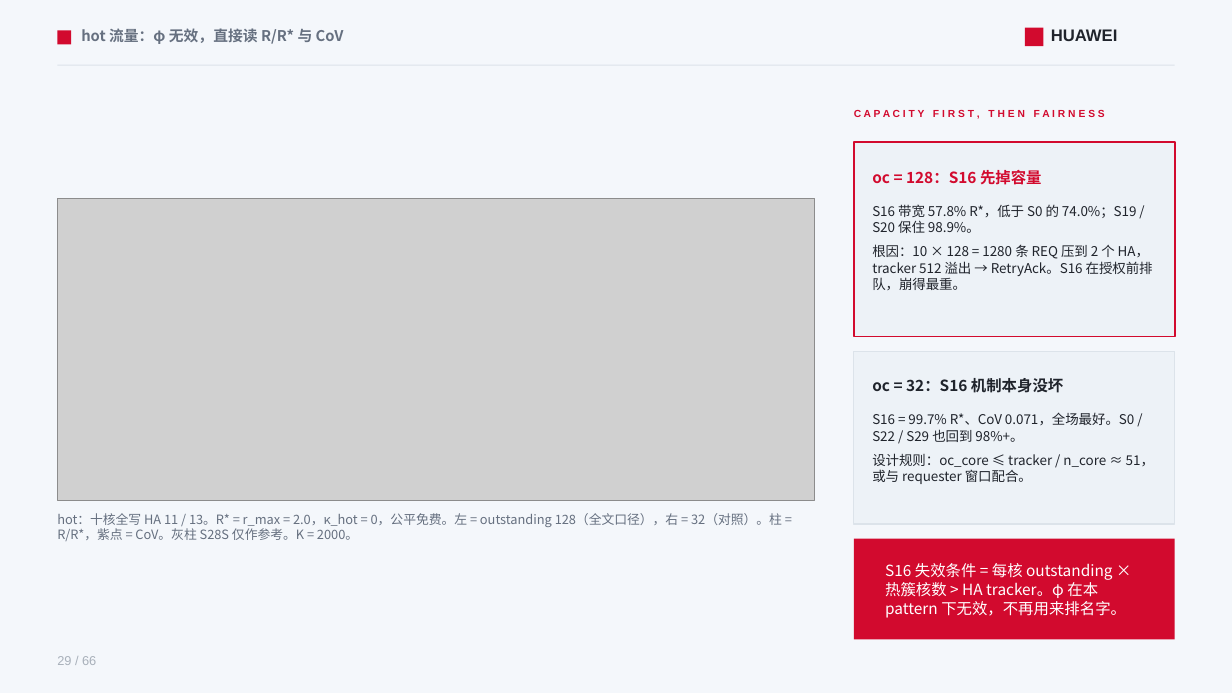
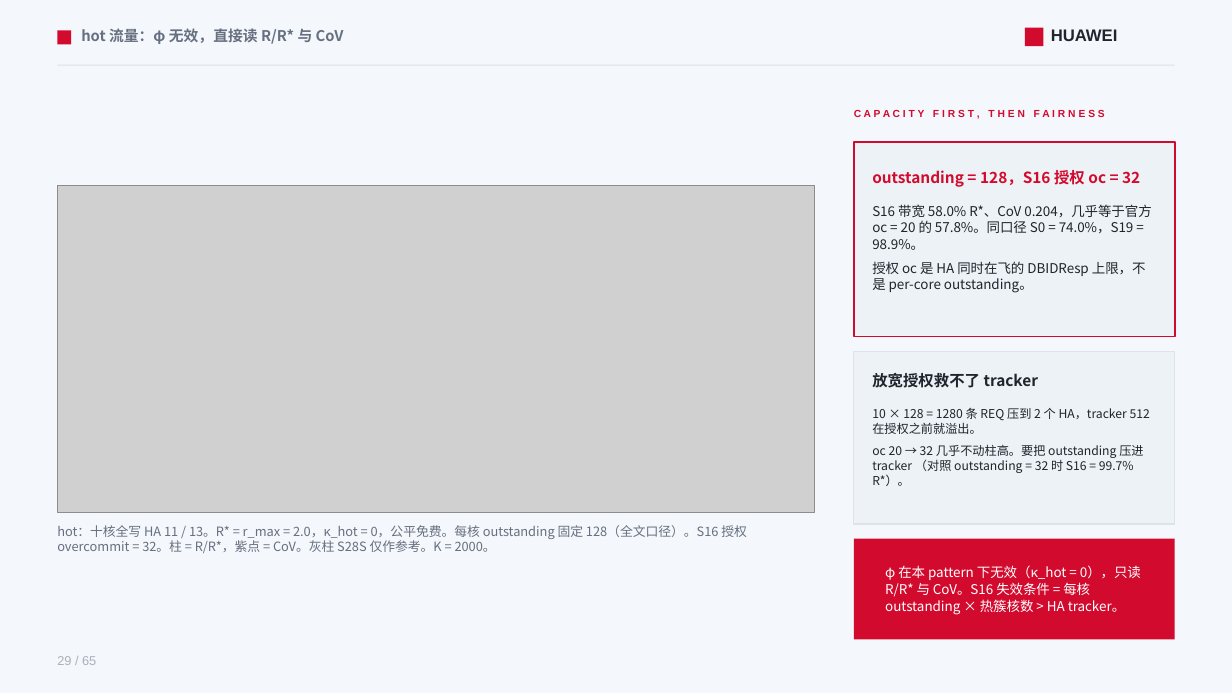
Before and after one commit to lukebest/booksim2, a slide deck: slide 29 of ppt/ring2-write-fairness.pptx. Drawn at 1232x693 pixels with LibreOffice and Linux fonts; fonts in the diff are those of the drawing; grey boxes stand for pictures. Boxes give left, top, right and bottom in pixels: in the first picture for what was removed or moved away, otherwise in the second. Text is boxed around its words. In the diff, an @@ line names an element or a change of style, - is before the commit and + after.

```diff
--- a/ppt/ring2-write-fairness.pptx
+++ b/ppt/ring2-write-fairness.pptx
@@ text at bbox=[872, 170, 1140, 187]: text changed @@
-oc = 128：S16 先掉容量
+outstanding = 128，S16 授权 oc = 32
@@ picture: place and size @@
-picture at bbox=[57, 198, 815, 500]
+picture at bbox=[57, 186, 815, 513]
@@ text at bbox=[872, 204, 1151, 293]: text changed @@
-S16 带宽 57.8% R*，低于 S0 的 74.0%；S19 / S20 保住 98.9%。
-根因：10 × 128 = 1280 条 REQ 压到 2 个 HA，tracker 512 溢出 → RetryAck。S16 在授权前排队，崩得最重。
+S16 带宽 58.0% R*、CoV 0.204，几乎等于官方 oc = 20 的 57.8%。同口径 S0 = 74.0%，S19 = 98.9%。
+授权 oc 是 HA 同时在飞的 DBIDResp 上限，不是 per-core outstanding。
@@ text at bbox=[872, 373, 1038, 388]: text changed @@
-oc = 32：S16 机制本身没坏
+放宽授权救不了 tracker
@@ text at bbox=[872, 408, 1150, 486]: text changed; size 10.5 to 9.5 pt @@
-S16 = 99.7% R*、CoV 0.071，全场最好。S0 / S22 / S29 也回到 98%+。
-设计规则：oc_core ≤ tracker / n_core ≈ 51，或与 requester 窗口配合。
+10 × 128 = 1280 条 REQ 压到 2 个 HA，tracker 512 在授权之前就溢出。
+oc 20 → 32 几乎不动柱高。要把 outstanding 压进 tracker （对照 outstanding = 32 时 S16 = 99.7% R*）。
@@ text at bbox=[57, 525, 747, 553]: text changed @@
-hot：十核全写 HA 11 / 13。R* = r_max = 2.0，κ_hot = 0，公平免费。左 = outstanding 128（全文口径），右 = 32（对照）。柱 = R/R*，紫点 = CoV。灰柱 S28S 仅作参考。K = 2000。
+hot：十核全写 HA 11 / 13。R* = r_max = 2.0，κ_hot = 0，公平免费。每核 outstanding 固定 128（全文口径）。S16 授权 overcommit = 32。柱 = R/R*，紫点 = CoV。灰柱 S28S 仅作参考。K = 2000。
@@ text at bbox=[885, 565, 1141, 615]: text changed; size 12 to 10.5 pt @@
-S16 失效条件 = 每核 outstanding × 热簇核数 > HA tracker。φ 在本 pattern 下无效，不再用来排名字。
+φ 在本 pattern 下无效（κ_hot = 0），只读 R/R* 与 CoV。S16 失效条件 = 每核 outstanding × 热簇核数 > HA tracker。
```
Also in this commit, not shown: 63 other slides changed, 1 slide removed, 11 other files.
